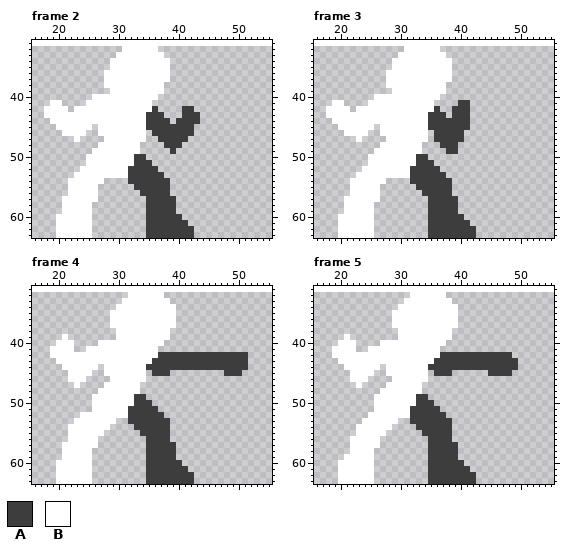
Pixel-art file -- src/Unity/Fighters/Assets/Art/Sprites/Animations/jab.aseprite. Above: the version before the commit.
40x32 pixels, 7 frames. Shown: frame 2: x 16..55, y 31..63; frame 3: x 16..55, y 31..63; frame 4: x 16..55, y 31..63; frame 5: x 16..55, y 31..63. The old version is drawn lined up with the new one, on the new canvas.
Palette (. is transparent): A #3d3d3d  B #ffffff
Pixels before, frame 2, first column x 18:
32 .............BBBBBB.......
33 ............BBBBBBBB......
34 ...........BBBBBBBBBB.....
35 ...........BBBBBBBBBB.....
36 ..........BBBBBBBBBBB.....
37 ..........BBBBBBBBBBB.....
38 ..........BBBBBBBBBB......
39 ...........BBBBBBBBB......
40 ........BBBBBBBBBBB.......
41 .BB....BBBBBBBBBBB........
42 BBBB.BBBBBBBBBBBBBA....AA.
43 BBBBBBBBBBBBBBBBBAAA...AAA
44 .BBBBBBBBBBBBBBBBAAAA.AAAA
45 ..BBBBBB.BBBBBBBBAAAAAAAA.
46 ...BBBB..BBBBBBBB.AAAAAAA.
47 .....B....BBBBBBB..AAAAA..
48 .........BBBBBBB....AAA...
49 ........BBBBBBBB.....A....
50 .......BBBBBBBBAA.........
51 .......BBBBBBBBAAA........
52 ......BBBBBBBBAAAAA.......
53 .....BBBBBBBBBAAAAAA......
54 ....BBBBBB....AAAAAAA.....
55 ....BBBBB......AAAAAA.....
56 ....BBBBB.......AAAAA.....
57 ...BBBBBB........AAAAA....
58 ...BBBBB.........AAAAA....
59 ...BBBBB.........AAAAA....
60 ..BBBBBB.........AAAAAA...
61 ..BBBBBB.........AAAAAAA..
62 ..BBBBBB.........AAAAAAAA.
63 ..BBBBBB.........AAAAAAAA.
Pixels before, frame 3, first column x 18:
32 .............BBBBBB......
33 ............BBBBBBBB.....
34 ...........BBBBBBBBBB....
35 ...........BBBBBBBBBB....
36 ..........BBBBBBBBBBB....
37 ..........BBBBBBBBBBB....
38 ..........BBBBBBBBBB.....
39 ...........BBBBBBBBB.....
40 ........BBBBBBBBBBB......
41 .BB....BBBBBBBBBBB....AA.
42 BBBB.BBBBBBBBBBBBBA..AAA.
43 BBBBBBBBBBBBBBBBBAAA.AAA.
44 .BBBBBBBBBBBBBBBBAAAAAAA.
45 ..BBBBBB.BBBBBBBBAAAAAAA.
46 ...BBBB..BBBBBBBB.AAAAA..
47 .....B....BBBBBBB.AAAAA..
48 .........BBBBBBB...AAA...
49 ........BBBBBBBB....AA...
50 .......BBBBBBBBAA........
51 .......BBBBBBBBAAA.......
52 ......BBBBBBBBAAAAA......
53 .....BBBBBBBBBAAAAAA.....
54 ....BBBBBB....AAAAAAA....
55 ....BBBBB......AAAAAA....
56 ....BBBBB.......AAAAA....
57 ...BBBBBB........AAAAA...
58 ...BBBBB.........AAAAA...
59 ...BBBBB.........AAAAA...
60 ..BBBBBB.........AAAAAA..
61 ..BBBBBB.........AAAAAAA.
62 ..BBBBBB.........AAAAAAAA
63 ..BBBBBB.........AAAAAAAA
Pixels before, frame 4, first column x 19:
32 .............BBBBBB..............
33 ............BBBBBBBB.............
34 ...........BBBBBBBBBB............
35 ..........BBBBBBBBBBB............
36 ..........BBBBBBBBBBB............
37 ..........BBBBBBBBBBB............
38 ...........BBBBBBBBB.............
39 ..B........BBBBBBBBB.............
40 .BBB....BBBBBBBBBBB..............
41 BBBB..BBBBBBBBBBBB...............
42 BBBBBBBBBBBBBBBBBBAAAAAAAAAAAAAAA
43 .BBBBBBBBBBBBBBBBAAAAAAAAAAAAAAAA
44 ..BBBBBB.BBBBBBBAAAAAAAAAAAAAAAAA
45 ...BBBB..BBBBBBB.AAA.........AAA.
46 ...BBB....BBBBBB.................
47 ....B....BBBBBB..................
48 ........BBBBBBB..................
49 .......BBBBBBBAA.................
50 .......BBBBBBBAAA................
51 .......BBBBBBAAAAA...............
52 .....BBBBBBBBAAAAAA..............
53 ....BBBBBBB..AAAAAAA.............
54 ...BBBBBBB....AAAAAA.............
55 ...BBBBBB......AAAAA.............
56 ...BBBBB........AAAA.............
57 ..BBBBBB........AAAAA............
58 ..BBBBB.........AAAAA............
59 ..BBBBB.........AAAAA............
60 .BBBBBB.........AAAAAA...........
61 .BBBBBB.........AAAAAAA..........
62 .BBBBBB.........AAAAAAAA.........
63 .BBBBBB.........AAAAAAAA.........
Pixels before, frame 5, first column x 19:
32 .............BBBBBB............
33 ............BBBBBBBB...........
34 ...........BBBBBBBBBB..........
35 ..........BBBBBBBBBBB..........
36 ..........BBBBBBBBBBB..........
37 ..........BBBBBBBBBBB..........
38 ...........BBBBBBBBB...........
39 ..B........BBBBBBBBB...........
40 .BBB....BBBBBBBBBBB............
41 BBBB..BBBBBBBBBBBB.............
42 BBBBBBBBBBBBBBBBBBAAAAAAAAAAAA.
43 .BBBBBBBBBBBBBBBBAAAAAAAAAAAAAA
44 ..BBBBBB.BBBBBBBAAAAAAAAAAAAAAA
45 ...BBBB..BBBBBBB.AAA......AAAA.
46 ...BBB....BBBBBB...............
47 ....B....BBBBBB................
48 ........BBBBBBB................
49 .......BBBBBBBAA...............
50 .......BBBBBBBAAA..............
51 .......BBBBBBAAAAA.............
52 ......BBBBBBBAAAAAA............
53 .....BBBBBB..AAAAAAA...........
54 ....BBBBBB....AAAAAA...........
55 ....BBBBB......AAAAA...........
56 ...BBBBB........AAAA...........
57 ...BBBBB........AAAAA..........
58 ...BBBB.........AAAAA..........
59 ..BBBBB.........AAAAA..........
60 .BBBBBB.........AAAAAA.........
61 .BBBBBB.........AAAAAAA........
62 .BBBBBB.........AAAAAAAA.......
63 .BBBBBB.........AAAAAAAA.......
After the commit:
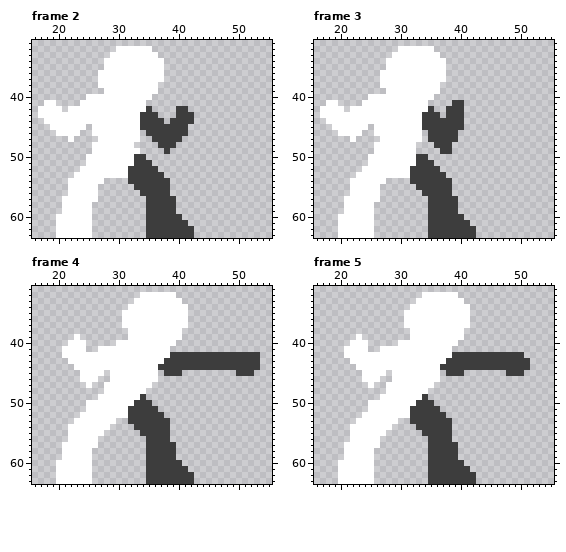
Edits made:
canvas 40x32 -> 64x64, the old top-left corner now at 16,32
Changed rows in their new state; - is an unchanged pixel.
Frame 2:
first column x 17:
32 -------------B-----.-------
33 ------------B-------.------
34 -----------B---------.-----
35 -----------B---------.-----
36 ----------B----------.-----
37 ----------B----------.-----
38 ----------B---------.------
39 -----------B--------.------
40 --------B----------.-------
41 -B-.---B----------.--------
42 B---.B------------A.---A-.-
43 B----------------A--.--A--.
44 -B---------------A---.A---.
45 --B-----.B-------A-------.-
46 ---B---.-B-------.A------.-
47 -----B.---B------.-A----.--
48 ---------B------.---A--.---
49 ---------------------A.----
Frame 3:
first column x 17:
32 -------------B-----.-----
33 ------------B-------.----
34 -----------B---------.---
35 -----------B---------.---
36 ----------B----------.---
37 ----------B----------.---
38 ----------B---------.----
39 -----------B--------.----
40 --------B----------.-----
41 -B-.---B----------.---A-.
42 B---.B------------A.-A--.
43 B----------------A--.A--.
44 -B---------------A------.
45 --B-----.B-------A------.
46 ---B---.-B-------.A----.-
47 -----B.---B------.A----.-
48 ---------B------.--A--.--
49 ----------------.---A-.--
Frame 4:
first column x 19:
32 -------------..----BB--------------
33 ------------..------BB-------------
34 -----------..--------BB------------
35 ----------..---------BB------------
36 ----------..---------BB------------
37 ----------..---------BB------------
38 -----------..-------BB-------------
39 --.-B------..-------BB-------------
40 -..-BB--...--------BB--------------
41 ..--BB..----------BB---------------
42 ..----------------BB-------------AA
43 -..--------------BB--------------AA
44 --..----B-------BB---------------AA
45 ---..--BB.------BB.-AA-------..-AA-
46 ---..-BB--------BB-----------------
47 ----.-B--------BB------------------
48 --------.------B-------------------
49 -------.------B--------------------
50 ------B----------------------------
51 ------B----------------------------
Frame 5:
first column x 19:
32 -------------..----BB------------
33 ------------..------BB-----------
34 -----------..--------BB----------
35 ----------..---------BB----------
36 ----------..---------BB----------
37 ----------..---------BB----------
38 -----------..-------BB-----------
39 --.-B------..-------BB-----------
40 -..-BB--...--------BB------------
41 ..--BB..----------BB-------------
42 ..----------------BB----------AA-
43 -..--------------BB------------AA
44 --..----B-------BB-------------AA
45 ---..--BB.------BB.-AA----...-AA-
46 ---..-BB--------BB---------------
47 ----.-B--------BB----------------
48 --------.------B-----------------
49 -------.------B------------------
50 ------B--------------------------
51 ------B--------------------------
52 -----B---------------------------
53 ----B----------------------------
54 ---B-----------------------------
55 ---B-----------------------------
57 --B------------------------------
58 --B------------------------------
Changed places in both pictures, as pixel boxes (x1, y1, x2, y2):
changed: (38, 46, 122, 148)
changed: (134, 46, 200, 154)
changed: (320, 46, 404, 148)
changed: (416, 46, 470, 154)
changed: (50, 292, 188, 412)
changed: (224, 352, 260, 376)
changed: (332, 292, 530, 454)
